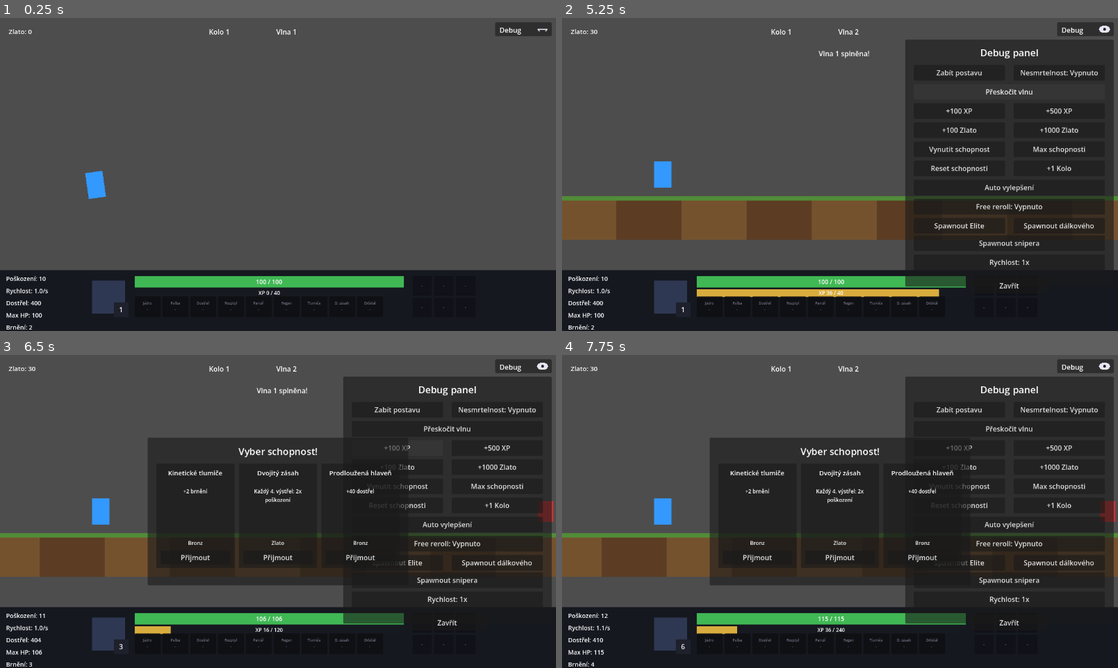
Above: before the commit, frames 1-4 (two rows, left to right).
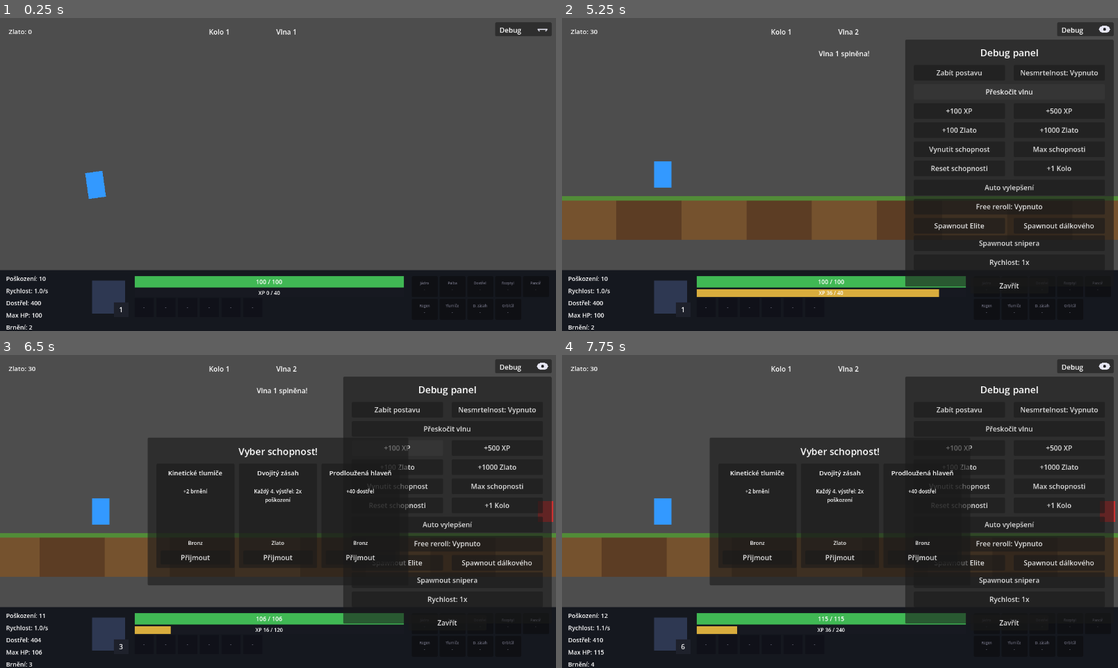
Above: after the commit, the same moments.

Repository: Wazzbi/auto-battler
Game: Godot game, scene res://scenes/main.tscn
Two runs of this game, one before a commit and one after it. Both use one fixed random seed, a clock stepped at 60 frames per second and the inputs below.
Inputs:
- Up to frame 1 (0.25 s): no input
- Up to frame 2 (5.25 s): click "Debug" at 0.5 s; click "Zabít postavu" at 1.25 s; click "Pokračovat" at 2 s; click "Debug" at 2.75 s; click "Nesmrtelnost: Vypnuto" at 3.5 s; click "Nesmrtelnost: Zapnuto" at 4.25 s; click "Přeskočit vlnu" at 5 s
- Up to frame 3 (6.5 s): click "+100 XP" at 5.75 s
- Up to frame 4 (7.75 s): click "+500 XP" at 6.5 s; click "+100 Zlato" at 7.25 s

The runs differ from the first frame. In frame 1, 0.2% of the frame differs, in the area x 25-98%, y 84-95%; in frame 2, 0.2%, in the area x 24-97%, y 84-95%; in frame 3, 0.2%; in frame 4, 0.2%.

Commit message:
Swap positions of item slots and ability slots in BottomBar
ItemSlot1..6 now sit where AbilitiesContainer used to be, as a single
row right after the HP/XP bars. AbilitiesContainer moved to the old
item-slot spot (right-anchored), now laid out into 2 rows instead of
one long row, since 9 schopnosti no longer fit in a single row there.
_build_abilities_ui() computes the column count from ABILITY_SLOT_ROWS
so the grid keeps working as more schopnosti get added.

Co-Authored-By: Claude Sonnet 5 <noreply@anthropic.com>

Diff:
--- a/scenes/ui/hud.gd
+++ b/scenes/ui/hud.gd
@@ -81,9 +81,14 @@
 var _stash_slot_widgets: Array = []
 
 ## Stejný princip pro schopnosti (viz _build_abilities_ui()) - užší než
-## obchodní sloty, protože nemají tlačítka, jen text.
+## obchodní sloty, protože nemají tlačítka, jen text. Sloty se od 2026-09-09
+## řadí do ABILITY_SLOT_ROWS řádků (dřív jeden dlouhý řádek) - vešly se tak
+## na místo, které předtím zabíraly ItemSlot1..6 (viz "Prohozeny sloty" v
+## CLAUDE.md), místo aby se do jednoho řádku muselo vejít všech 9 schopností.
 const ABILITY_MINI_SLOT_WIDTH: float = 60.0
+const ABILITY_MINI_SLOT_HEIGHT: float = 48.0
 const ABILITY_MINI_SLOT_GAP: float = 4.0
+const ABILITY_SLOT_ROWS: int = 2
 @onready var abilities_container: Control = $Control/BottomBar/AbilitiesContainer
 
 ## Jediný panel volby schopnosti (viz "Schopnosti" v CLAUDE.md) - 3 karty,
@@ -226,18 +231,29 @@
 ## Vytvoří jeden mini-slot na schopnost PROCEDURÁLNĚ pro každou položku
 ## ABILITY_ORDER (stejný princip jako obchodní _create_shop_mini_slot(), jen
 ## bez tlačítek - schopnosti se neprodávají ani nepřesouvají, jen zobrazují).
-## Volá se jednou v _ready(); počet slotů roste automaticky s ABILITY_ORDER,
+## Rozloží sloty do ABILITY_SLOT_ROWS řádků (počet sloupců se dopočítá z
+## celkového počtu schopností), ne do jednoho dlouhého řádku - viz konstanty
+## výše. Volá se jednou v _ready(); mřížka roste automaticky s ABILITY_ORDER,
 ## žádná ruční úprava hud.tscn není potřeba, když přibude další schopnost.
 func _build_abilities_ui() -> void:
-	for i in GameManager.ABILITY_ORDER.size():
+	var total: int = GameManager.ABILITY_ORDER.size()
+	var columns: int = ceili(float(total) / float(ABILITY_SLOT_ROWS))
+
+	for i in total:
+		var row: int = i / columns
+		var col: int = i % columns
+
 		var panel := Panel.new()
-		panel.position = Vector2(i * (ABILITY_MINI_SLOT_WIDTH + ABILITY_MINI_SLOT_GAP), 0.0)
-		panel.size = Vector2(ABILITY_MINI_SLOT_WIDTH, 48.0)
+		panel.position = Vector2(
+			col * (ABILITY_MINI_SLOT_WIDTH + ABILITY_MINI_SLOT_GAP),
+			row * (ABILITY_MINI_SLOT_HEIGHT + ABILITY_MINI_SLOT_GAP)
+		)
+		panel.size = Vector2(ABILITY_MINI_SLOT_WIDTH, ABILITY_MINI_SLOT_HEIGHT)
 		abilities_container.add_child(panel)
 
 		var label := Label.new()
 		label.position = Vector2(2.0, 2.0)
-		label.size = Vector2(ABILITY_MINI_SLOT_WIDTH - 4.0, 44.0)
+		label.size = Vector2(ABILITY_MINI_SLOT_WIDTH - 4.0, ABILITY_MINI_SLOT_HEIGHT - 4.0)
 		label.add_theme_font_size_override("font_size", 8)
 		label.horizontal_alignment = HORIZONTAL_ALIGNMENT_CENTER
 		label.vertical_alignment = VERTICAL_ALIGNMENT_CENTER
--- a/scenes/ui/hud.tscn
+++ b/scenes/ui/hud.tscn
@@ -235,90 +235,24 @@
 vertical_alignment = 1
 
 [node name="AbilitiesContainer" type="Control" parent="Control/BottomBar"]
-layout_mode = 0
-offset_left = 310.0
-offset_top = 60.0
-offset_right = 900.0
-offset_bottom = 118.0
-
-[node name="ItemSlot1" type="ColorRect" parent="Control/BottomBar" unique_id=1141383570]
 layout_mode = 1
 anchors_preset = 1
 anchor_left = 1.0
 anchor_right = 1.0
-offset_left = -330.0
+offset_left = -332.0
 offset_top = 14.0
-offset_right = -286.0
-offset_bottom = 58.0
-color = Color(0.14, 0.15, 0.19, 1)
-
-[node name="Label" type="Label" parent="Control/BottomBar/ItemSlot1"]
-layout_mode = 1
-anchors_preset = 15
-anchor_right = 1.0
-anchor_bottom = 1.0
-theme_override_font_sizes/font_size = 9
-text = "-"
-horizontal_alignment = 1
-vertical_alignment = 1
-autowrap_mode = 2
-
-[node name="ItemSlot2" type="ColorRect" parent="Control/BottomBar" unique_id=162173072]
-layout_mode = 1
-anchors_preset = 1
-anchor_left = 1.0
-anchor_right = 1.0
-offset_left = -280.0
-offset_top = 14.0
-offset_right = -236.0
-offset_bottom = 58.0
-color = Color(0.14, 0.15, 0.19, 1)
-
-[node name="Label" type="Label" parent="Control/BottomBar/ItemSlot2"]
-layout_mode = 1
-anchors_preset = 15
-anchor_right = 1.0
-anchor_bottom = 1.0
-theme_override_font_sizes/font_size = 9
-text = "-"
-horizontal_alignment = 1
-vertical_alignment = 1
-autowrap_mode = 2
-
-[node name="ItemSlot3" type="ColorRect" parent="Control/BottomBar" unique_id=113830123]
-layout_mode = 1
-anchors_preset = 1
-anchor_left = 1.0
-anchor_right = 1.0
-offset_left = -230.0
-offset_top = 14.0
-offset_right = -186.0
-offset_bottom = 58.0
-color = Color(0.14, 0.15, 0.19, 1)
-
-[node name="Label" type="Label" parent="Control/BottomBar/ItemSlot3"]
-layout_mode = 1
-anchors_preset = 15
-anchor_right = 1.0
-anchor_bottom = 1.0
-theme_override_font_sizes/font_size = 9
-text = "-"
-horizontal_alignment = 1
-vertical_alignment = 1
-autowrap_mode = 2
-
-[node name="ItemSlot4" type="ColorRect" parent="Control/BottomBar" unique_id=558387754]
-layout_mode = 1
-anchors_preset = 1
-anchor_left = 1.0
-anchor_right = 1.0
-offset_left = -330.0
+offset_right = -16.0
+offset_bottom = 114.0
+
+[node name="ItemSlot1" type="ColorRect" parent="Control/BottomBar" unique_id=1141383570]
+layout_mode = 0
+offset_left = 310.0
 offset_top = 64.0
-offset_right = -286.0
+offset_right = 354.0
 offset_bottom = 108.0
 color = Color(0.14, 0.15, 0.19, 1)
 
-[node name="Label" type="Label" parent="Control/BottomBar/ItemSlot4"]
+[node name="Label" type="Label" parent="Control/BottomBar/ItemSlot1"]
 layout_mode = 1
 anchors_preset = 15
 anchor_right = 1.0
@@ -329,17 +263,71 @@
 vertical_alignment = 1
 autowrap_mode = 2
 
-[node name="ItemSlot5" type="ColorRect" parent="Control/BottomBar" unique_id=1839271119]
-layout_mode = 1
-anchors_preset = 1
-anchor_left = 1.0
-anchor_right = 1.0
-offset_left = -280.0
+[node name="ItemSlot2" type="ColorRect" parent="Control/BottomBar" unique_id=162173072]
+layout_mode = 0
+offset_left = 360.0
 offset_top = 64.0
-offset_right = -236.0
+offset_right = 404.0
 offset_bottom = 108.0
 color = Color(0.14, 0.15, 0.19, 1)
 
+[node name="Label" type="Label" parent="Control/BottomBar/ItemSlot2"]
+layout_mode = 1
+anchors_preset = 15
+anchor_right = 1.0
+anchor_bottom = 1.0
+theme_override_font_sizes/font_size = 9
+text = "-"
+horizontal_alignment = 1
+vertical_alignment = 1
+autowrap_mode = 2
+
+[node name="ItemSlot3" type="ColorRect" parent="Control/BottomBar" unique_id=113830123]
+layout_mode = 0
+offset_left = 410.0
+offset_top = 64.0
+offset_right = 454.0
+offset_bottom = 108.0
+color = Color(0.14, 0.15, 0.19, 1)
+
+[node name="Label" type="Label" parent="Control/BottomBar/ItemSlot3"]
+layout_mode = 1
+anchors_preset = 15
+anchor_right = 1.0
+anchor_bottom = 1.0
+theme_override_font_sizes/font_size = 9
+text = "-"
+horizontal_alignment = 1
+vertical_alignment = 1
+autowrap_mode = 2
+
+[node name="ItemSlot4" type="ColorRect" parent="Control/BottomBar" unique_id=558387754]
+layout_mode = 0
+offset_left = 460.0
+offset_top = 64.0
+offset_right = 504.0
+offset_bottom = 108.0
+color = Color(0.14, 0.15, 0.19, 1)
+
+[node name="Label" type="Label" parent="Control/BottomBar/ItemSlot4"]
+layout_mode = 1
+anchors_preset = 15
+anchor_right = 1.0
+anchor_bottom = 1.0
+theme_override_font_sizes/font_size = 9
+text = "-"
+horizontal_alignment = 1
+vertical_alignment = 1
+autowrap_mode = 2
+
+[node name="ItemSlot5" type="ColorRect" parent="Control/BottomBar" unique_id=1839271119]
+layout_mode = 0
+offset_left = 510.0
+offset_top = 64.0
+offset_right = 554.0
+offset_bottom = 108.0
+color = Color(0.14, 0.15, 0.19, 1)
+
 [node name="Label" type="Label" parent="Control/BottomBar/ItemSlot5"]
 layout_mode = 1
 anchors_preset = 15
@@ -352,13 +340,10 @@
 autowrap_mode = 2
 
 [node name="ItemSlot6" type="ColorRect" parent="Control/BottomBar" unique_id=146363010]
-layout_mode = 1
-anchors_preset = 1
-anchor_left = 1.0
-anchor_right = 1.0
-offset_left = -230.0
+layout_mode = 0
+offset_left = 560.0
 offset_top = 64.0
-offset_right = -186.0
+offset_right = 604.0
 offset_bottom = 108.0
 color = Color(0.14, 0.15, 0.19, 1)
 
Not shown, changed: CLAUDE.md
